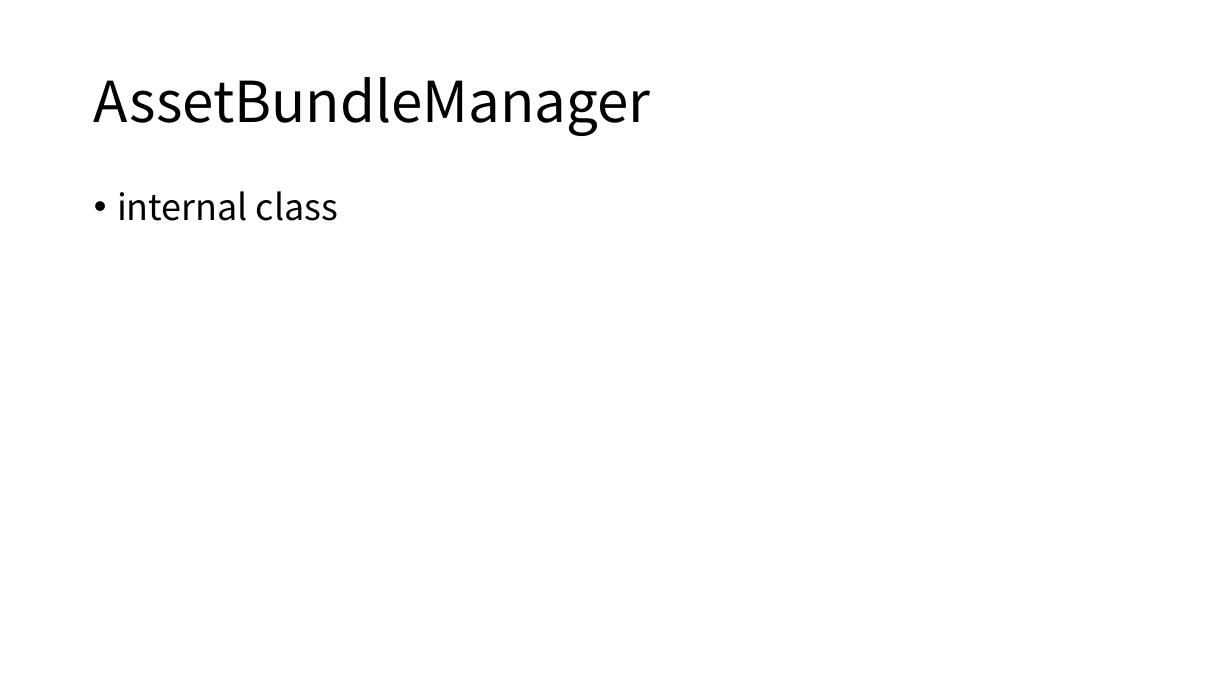
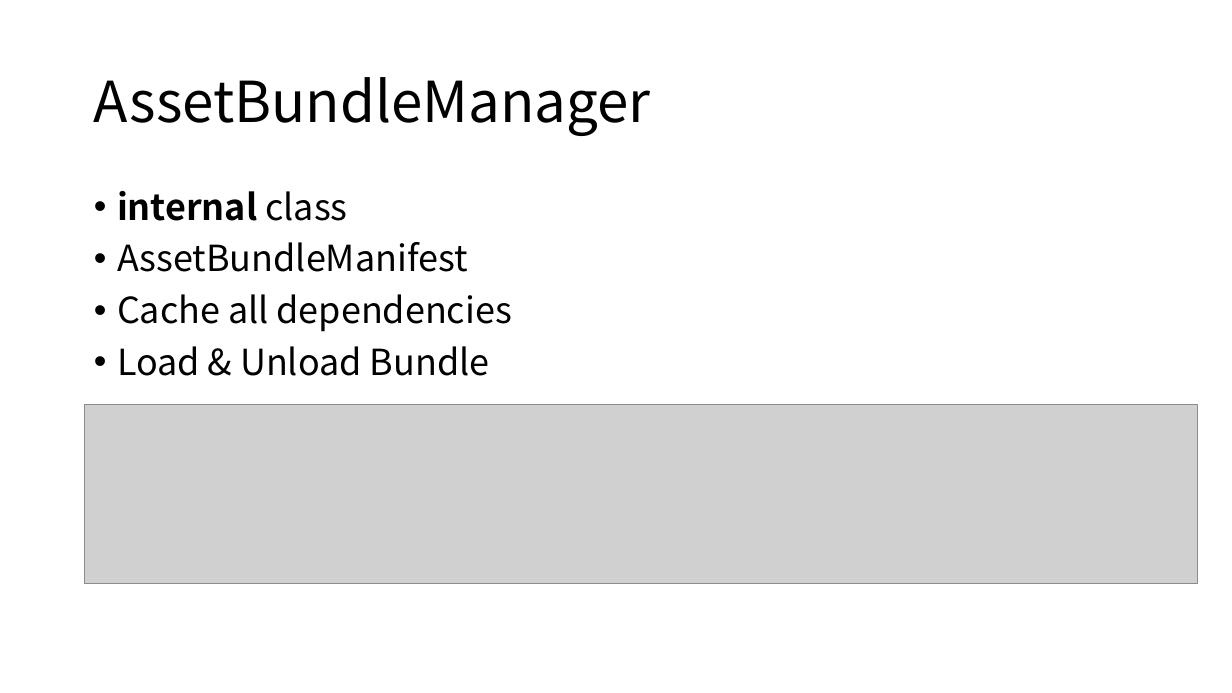
Before and after one commit to xukunn1226/__UnityFramework, a slide deck: slide 47 of Assets/Slice/《资源管理——从理论到实践》.pptx. Drawn at 1232x693 pixels with LibreOffice and Linux fonts; fonts in the diff are those of the drawing; grey boxes stand for pictures. Boxes give left, top, right and bottom in pixels: in the first picture for what was removed or moved away, otherwise in the second. Text is boxed around its words. In the diff, an @@ line names an element or a change of style, - is before the commit and + after.

```diff
--- a/Assets/Slice/《资源管理——从理论到实践》.pptx
+++ b/Assets/Slice/《资源管理——从理论到实践》.pptx
@@ text at (x1=117, y1=191, x2=347, y2=221): bold on in "internal" @@
@@ text at (x1=117, y1=242, x2=512, y2=376): paragraphs added @@
+• AssetBundleManifest
+• Cache all dependencies
+• Load & Unload Bundle
@@ picture added at (x1=85, y1=405, x2=1198, y2=584) @@
```
Also in this commit, not shown: 1 other slide changed, 12 slides added, 5 other files.
